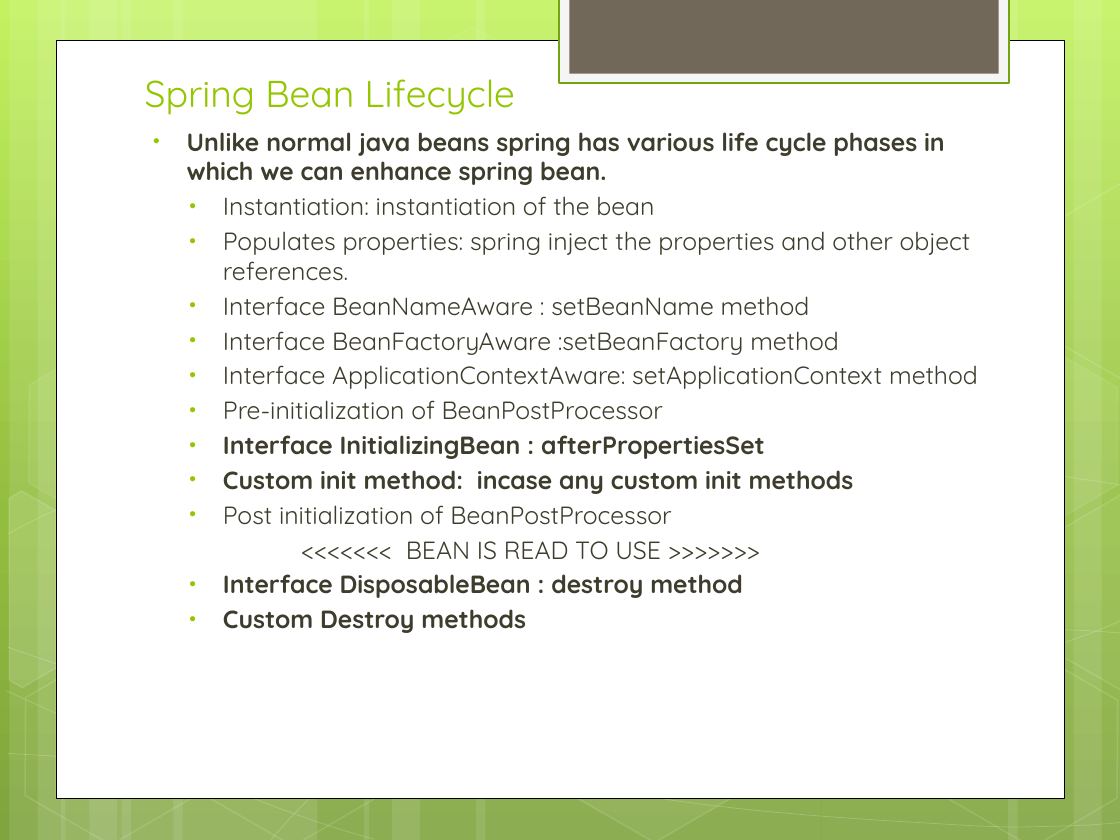
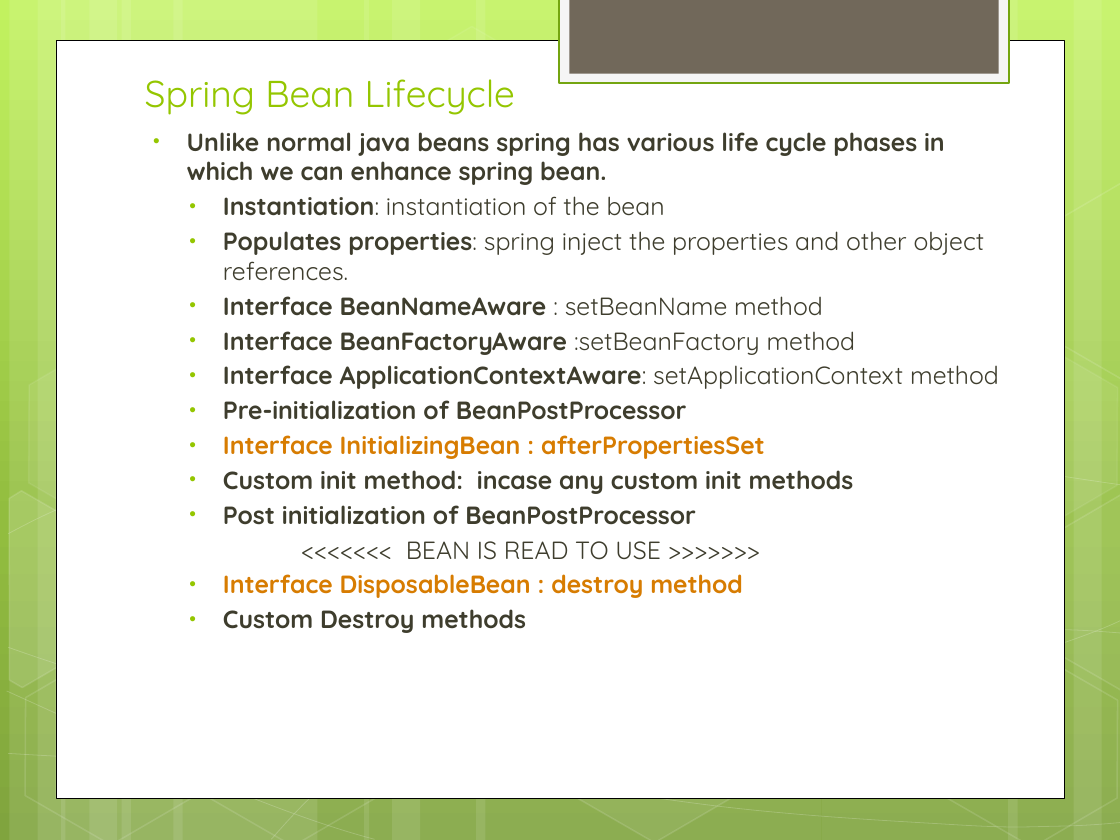
Before and after one commit to IPython-Learn/spring-java-training, a slide deck: slide 7 of SpringJavaTraining.pptx (slide 5 before the commit). Drawn at 1120x840 pixels with LibreOffice and Linux fonts; fonts in the diff are those of the drawing. Boxes give left, top, right and bottom in pixels: in the first picture for what was removed or moved away, otherwise in the second. Text is boxed around its words. In the diff, an @@ line names an element or a change of style, - is before the commit and + after.

```diff
--- a/SpringJavaTraining.pptx
+++ b/SpringJavaTraining.pptx
@@ text at bbox=[223, 196, 999, 598]: bold on in "Instantiation:", "Populates properties:", "Interface BeanNameAware", "Interface BeanFactoryAware" and 3 more places; text colour #3E3D2D to #D77C01 in "Interface InitializingBean : afterPropertiesSet", "Interface DisposableBean : destroy method" @@
```
Also in this commit, not shown: 7 other slides changed, 6 slides added, 8 slides removed, 23 other files.
